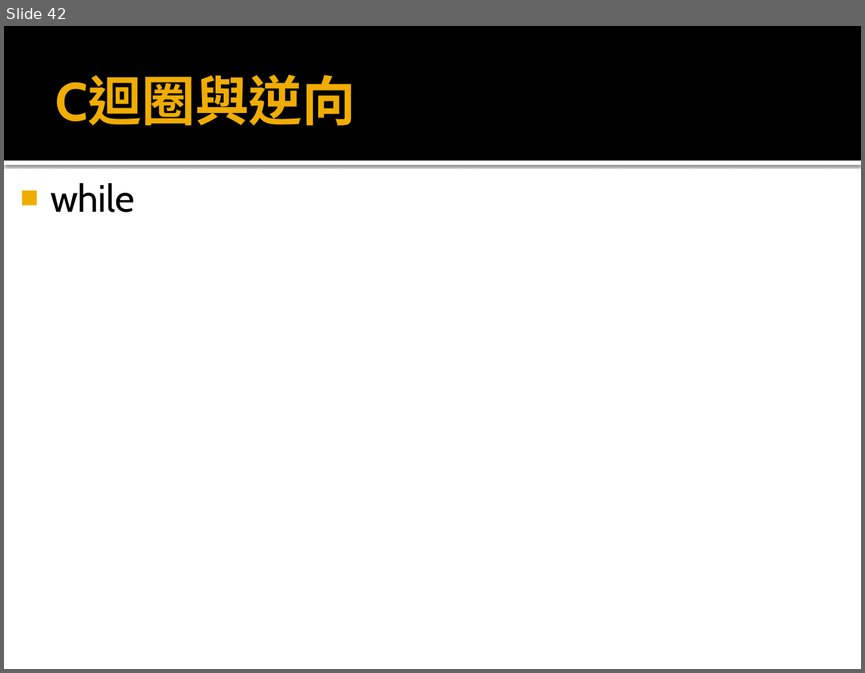
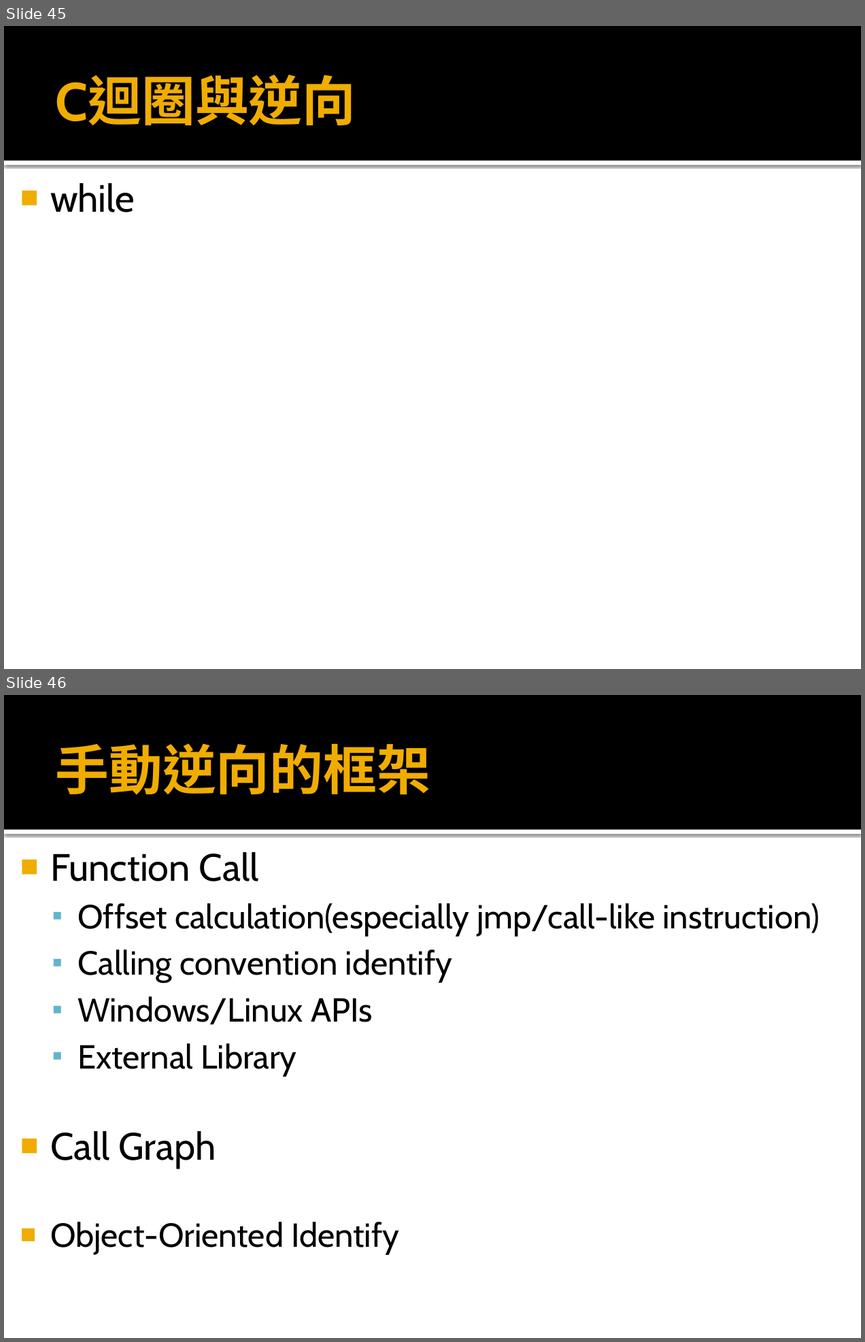
Before and after one commit to k1nm3nh4ck3r/OpenSecurityTrainingTaiwan, a slide deck: C編譯中的流程分析、逆向工程及在資訊安全中的應用.pptx. Shown one above the other, each under a label of ours: slide 42 before the commit, slides 45 and 46 after it. The pictures are 865x673 and 865x1342 pixels, drawn with LibreOffice and Linux fonts; fonts in the diff are those of the drawing. Boxes give left, top, right and bottom in pixels: in the first picture for what was removed or moved away, otherwise in the second. Text is boxed around its words. In the diff, an @@ line names an element or a change of style, - is before the commit and + after.

```diff
--- a/C編譯中的流程分析、逆向工程及在資訊安全中的應用.pptx
+++ b/C編譯中的流程分析、逆向工程及在資訊安全中的應用.pptx
@@ slide 46 added at [4,695,861,1338], background #FFFFFF; not listed: 2 template elements that a slide beside it also shows @@
@@ title added at [56,743,430,795], 45 pt, text #F0AD00, bold @@
+手動逆向的框架
@@ text added at [50,852,819,1254], 28 pt, text #000000 @@
+■ Function Call
+  ▪ Offset calculation(especially jmp/call-like instruction)
+  ▪ Calling convention identify
+  ▪ Windows/Linux APIs
+  ▪ External Library
+■ Call Graph
+  ■ Object-Oriented Identify
@@ what was slide 42 is now slide 45 @@
```
Also in this commit, not shown: 3 slides changed, 6 other slides added, 1 slide removed.
